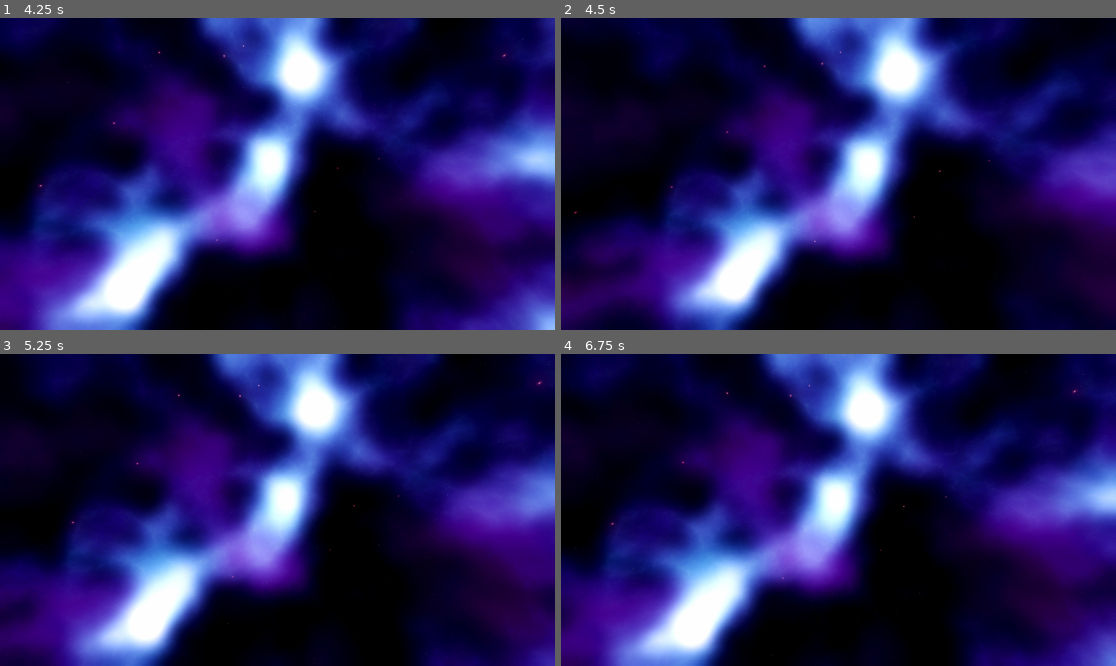
Above: before the commit, frames 1-4 (two rows, left to right).
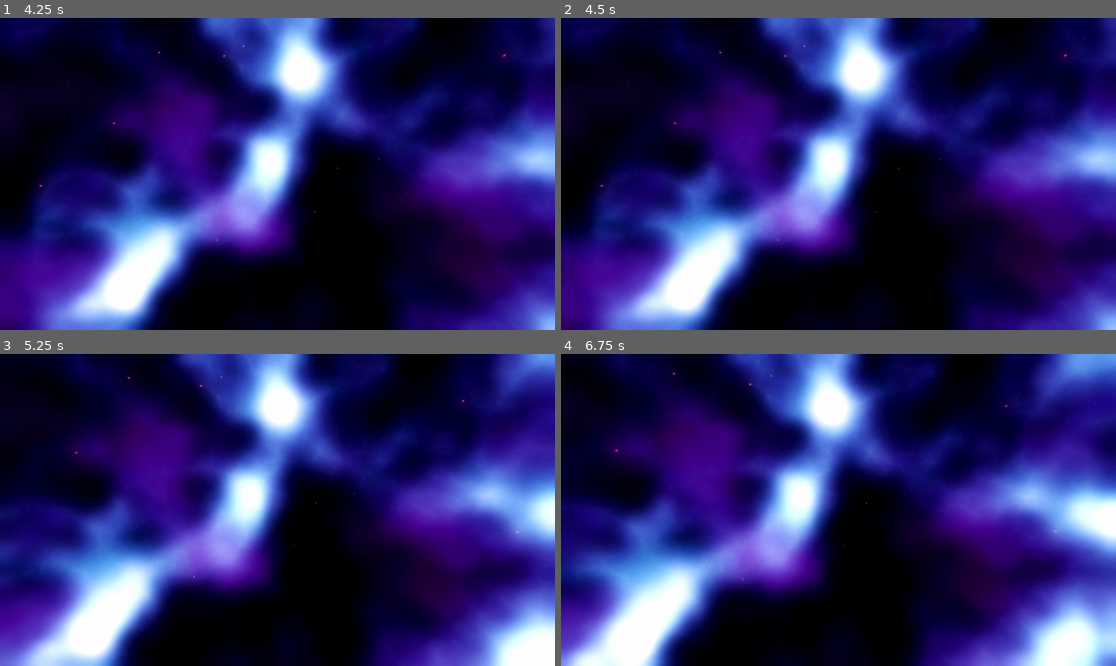
Above: after the commit, the same moments.

Repository: MilanRQ/StarsVisualize-Godot
Game: Godot game, scene res://scenes/world.tscn
Same seed, same stepped clock (60 frames per second), same inputs: the game is played once before the commit and once after it.
Inputs (mouse positions are in pixels of both pictures, inside the frame that each line leads up to):
- Up to frame 1 (4.25 s): tap Enter at 0.5, 2, 3.5 s; move the mouse to (305, 174) at 0.52 s; press the mouse at (305, 174) at 0.53 s; hold Space (up, bound only after the commit) from 0.53 s (still down); move the mouse to (249, 174) at 1.27 s; release the mouse at (249, 174) at 1.28 s; tap Shift (sprint) at 1.35 s; click (249, 174) at 1.55 s; move the mouse to (288, 167) at 2.02 s; press the mouse at (288, 167) at 2.03 s; move the mouse to (271, 180) at 2.77 s; release the mouse at (271, 180) at 2.78 s; click (271, 180) at 2.85 s; move the mouse to (316, 177) at 3.52 s; hold Shift (sprint) from 3.53 s (still down); click (316, 177) at 3.8 s; tap Escape (escape, bound only after the commit) at 4.15 s
- Up to frame 2 (4.5 s): keep holding Space (up, bound only after the commit); move the mouse to (794, 170) at 4.27 s; release Shift (sprint) at 4.28 s; click (794, 170) at 4.35 s
- Up to frame 3 (5.25 s): keep holding Space (up, bound only after the commit); move the mouse to (283, 510) at 5.02 s; press the mouse at (283, 510) at 5.03 s
- Up to frame 4 (6.75 s): move the mouse to (816, 503) at 5.77 s; release Space (up, bound only after the commit) at 5.78 s; release the mouse at (816, 503) at 5.78 s; hold D (right) 5.78-6.53 s; tap Shift (sprint) at 5.85 s; click (816, 503) at 6.05 s; move the mouse to (866, 510) at 6.52 s; press the mouse at (866, 510) at 6.53 s; hold Space (up, bound only after the commit) from 6.53 s (still down)

Frame 1 is identical in both runs. In frame 2, 69% of the frame differs, in the area x 0-100%, y 0-100%; in frame 3, 72%; in frame 4, 74%.

Commit message:
code refactoring

Diff:
--- a/project.godot
+++ b/project.godot
@@ -50,9 +50,24 @@
 "events": [Object(InputEventKey,"resource_local_to_scene":false,"resource_name":"","device":-1,"window_id":0,"alt_press …(195 unchanged characters)…
 ]
 }
-crouch={
+up={
+"deadzone": 0.5,
+"events": [Object(InputEventKey,"resource_local_to_scene":false,"resource_name":"","device":-1,"window_id":0,"alt_pressed":false,"shift_pressed":false,"ctrl_pressed":false,"meta_pressed":false,"pressed":false,"keycode":0,"physical_keycode":32,"key_label":0,"unicode":32,"location":0,"echo":false,"script":null)
+]
+}
+down={
 "deadzone": 0.5,
 "events": [Object(InputEventKey,"resource_local_to_scene":false,"resource_name":"","device":-1,"window_id":0,"alt_press …(195 unchanged characters)…
+]
+}
+escape={
+"deadzone": 0.5,
+"events": [Object(InputEventKey,"resource_local_to_scene":false,"resource_name":"","device":-1,"window_id":0,"alt_pressed":false,"shift_pressed":false,"ctrl_pressed":false,"meta_pressed":false,"pressed":false,"keycode":0,"physical_keycode":4194305,"key_label":0,"unicode":0,"location":0,"echo":false,"script":null)
+]
+}
+left_mouse_click={
+"deadzone": 0.5,
+"events": [Object(InputEventMouseButton,"resource_local_to_scene":false,"resource_name":"","device":-1,"window_id":0,"alt_pressed":false,"shift_pressed":false,"ctrl_pressed":false,"meta_pressed":false,"button_mask":0,"position":Vector2(0, 0),"global_position":Vector2(0, 0),"factor":1.0,"button_index":1,"canceled":false,"pressed":false,"double_click":false,"script":null)
 ]
 }
 
--- a/scripts/world.gd
+++ b/scripts/world.gd
@@ -1,77 +1,88 @@
 extends Node3D
 
-# Choose the star Modell i want to have
+# Export variables for the star mesh and JSON file path
 @export var star_mesh: Mesh
-# Choose the path where the json file is
 @export var json_file_path: String
 
-# Covert GLON, GLAT and dist to x, y, z
-func convertposition(gLat: float, gLong: float, dist: float) -> Vector3:
+# Maximum number of stars to create
+const MAX_STARS = 100
 
+# Called when the node enters the scene tree
+func _ready():
+	load_stars_from_json()
+
+# Load star data from JSON file and create star instances
+func load_stars_from_json():
+	# Open and read the JSON file
+	var json_file = FileAccess.open(json_file_path, FileAccess.READ)
+	if not json_file:
+		print("Error loading JSON file: %s" % json_file_path)
+		return
+
+	var json_text = json_file.get_as_text()
+	json_file.close()
+
+	# Parse JSON data
+	var json_data = JSON.parse_string(json_text)
+	if not "stars" in json_data:
+		print("Error: 'stars' key not found in JSON file.")
+		return
+
+	# Create star instances from the parsed data
+	create_stars(json_data["stars"])
+
+# Create star instances from the provided star data
+func create_stars(stars_data):
+	for star_data in stars_data:
+		var star_instance = create_star_instance(star_data)
+		add_child(star_instance)
+
+		# Stop creating stars if we've reached the maximum
+		if get_child_count() >= MAX_STARS:
+			break
+
+# Create a single star instance from the provided star data
+func create_star_instance(star_data):
+	var star_instance = MeshInstance3D.new()
+	star_instance.mesh = star_mesh
+
+	# Calculate and set the star's position
+	var position = convert_position(
+		float(star_data["GLAT"]),
+		float(star_data["GLON"]),
+		float(star_data["dist"])
+	)
+	star_instance.position = position
+
+	# Create and apply the star's material
+	var material = create_star_material(star_data)
+	star_instance.material_override = material
+
+	return star_instance
+
+# Create a material for the star based on its color data
+func create_star_material(star_data):
+	var material = StandardMaterial3D.new()
+	var color = Color(
+		float(star_data["kR"]),
+		float(star_data["kG"]),
+		float(star_data["kB"])
+	)
+	material.albedo_color = color
+	material.emission_enabled = true
+	material.emission = color
+	material.emission_energy = 1.0
+	return material
+
+# Convert galactic coordinates to Cartesian coordinates
+func convert_position(g_lat: float, g_long: float, dist: float) -> Vector3:
 	# Convert angles from degrees to radians
-	var gLongRad = deg_to_rad(gLong)
-	var gLatRad = deg_to_rad(gLat)
+	var g_long_rad = deg_to_rad(g_long)
+	var g_lat_rad = deg_to_rad(g_lat)
 
-	# Cartesian coordinates conversion
-	var x = dist * cos(gLatRad) * cos(gLongRad)
-	var y = dist * cos(gLatRad) * sin(gLongRad)
-	var z = dist * sin(gLatRad)
+	# Calculate Cartesian coordinates
+	var x = dist * cos(g_lat_rad) * cos(g_long_rad)
+	var y = dist * cos(g_lat_rad) * sin(g_long_rad)
+	var z = dist * sin(g_lat_rad)
 
 	return Vector3(x, y, z)
-
-func _ready():
-
-	# loading the JSON-File
-	var json_file = FileAccess.open(json_file_path, FileAccess.READ)
-	if json_file:
-		var json_text = json_file.get_as_text()
-		json_file.close()
-
-		# JSON parsen
-		var json_data = JSON.parse_string(json_text)
-		#
-		# Überprüfen, ob das Parsing erfolgreich war und auf "stars" zugreifen
-		if "stars" in json_data:
-			var stars = json_data["stars"]
-			for star_data in stars:
-				# Stern instanziieren
-				var star_instance = MeshInstance3D.new()
-				star_instance.mesh = star_mesh
-
-				# Galaktische Koordinaten aus der JSON-Datei lesen
-				var gLat = float(star_data["GLAT"])
-				var gLong = float(star_data["GLON"])
-				var dist = float(star_data["dist"])
-
-				# Berechnung der Position mit galacticToCartesian-Funktion
-				var position = convertposition(gLat, gLong, dist)
-
-				# Position des Sterns setzen
-				star_instance.position = position
-
-				# Farbe des Sterns setzen (Material erstellen und Farbe anwenden)
-				var material = StandardMaterial3D.new()
-				material.albedo_color = Color(
-					float(star_data["kR"]),
-					float(star_data["kG"]),
-					float(star_data["kB"]),
-				)
-				star_instance.material_override = material
-				# Emission aktivieren und auf Sternfarbe setzen
-				material.emission_enabled = true
-				material.emission = Color(
-					float(star_data["kR"]),
-					float(star_data["kG"]),
-					float(star_data["kB"])
-)
-				material.emission_energy = 1.0  # Setze die Emissionsstärke, z.B. auf 2.0 für mehr Helligkeit
-				# Stern zur Szene hinzufügen
-				add_child(star_instance)
-
-				# Beenden, wenn 100 Sterne erreicht sind
-				if get_child_count() >= 100:
-					break
-		else:
-			print("Fehler: 'stars' Schlüssel nicht in der JSON-Datei gefunden.")
-	else:
-		print("Fehler beim Laden der JSON-Datei: %s" % json_file_path)
